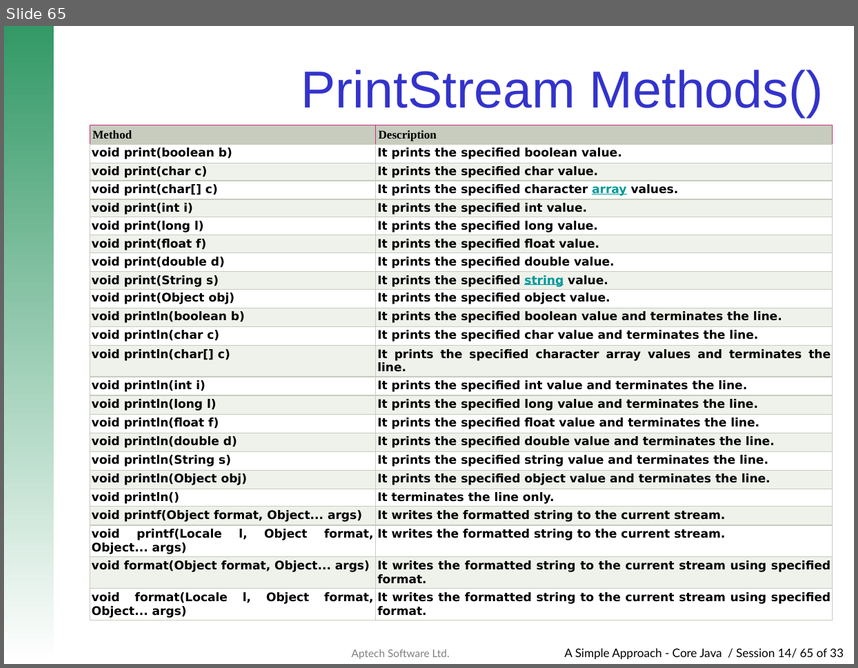
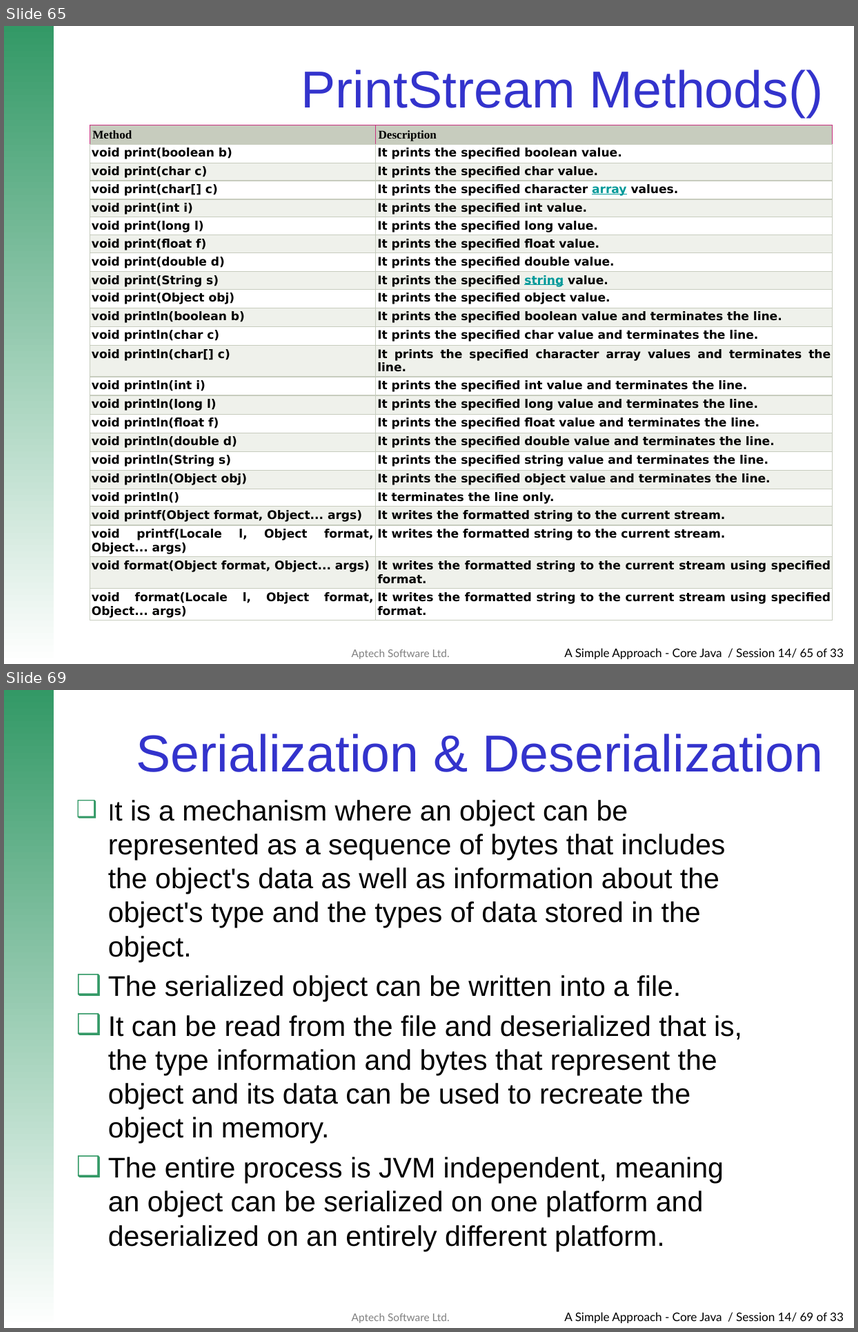
Before and after one commit to Neeti29/Java-Programs, a slide deck: IOPackage.pptx. Shown one above the other, each under a label of ours: slide 65 before the commit, slides 65 and 69 after it; the slides between them are not shown. The pictures are 858x668 and 858x1332 pixels, drawn with LibreOffice and Linux fonts; fonts in the diff are those of the drawing; background and template pictures are left out. Boxes give left, top, right and bottom in pixels: in the first picture for what was removed or moved away, otherwise in the second. Text is boxed around its words. In the diff, an @@ line names an element or a change of style, - is before the commit and + after.

```diff
--- a/IOPackage.pptx
+++ b/IOPackage.pptx
@@ slide 69 added at (4,690,854,1328), background #FFFFFF; not listed: 3 template elements that a slide beside it also shows @@
@@ title added at (136,733,823,772), 44 pt, text #3333CC @@
+Serialization & Deserialization
@@ text added at (108,800,742,1251), 24 pt, text #000000 @@
+❑ It is a mechanism where an object can be represented as a sequence of bytes that includes the object's data as well as information about the object's type and the types of data stored in the object.
+❑ The serialized object can be written into a file.
+❑ It can be read from the file and deserialized that is, the type information and bytes that represent the object and its data can be used to recreate the object in memory.
+❑ The entire process is JVM independent, meaning an object can be serialized on one platform and deserialized on an entirely different platform.
```
Also in this commit, not shown: 17 other slides added, 1 other file.
